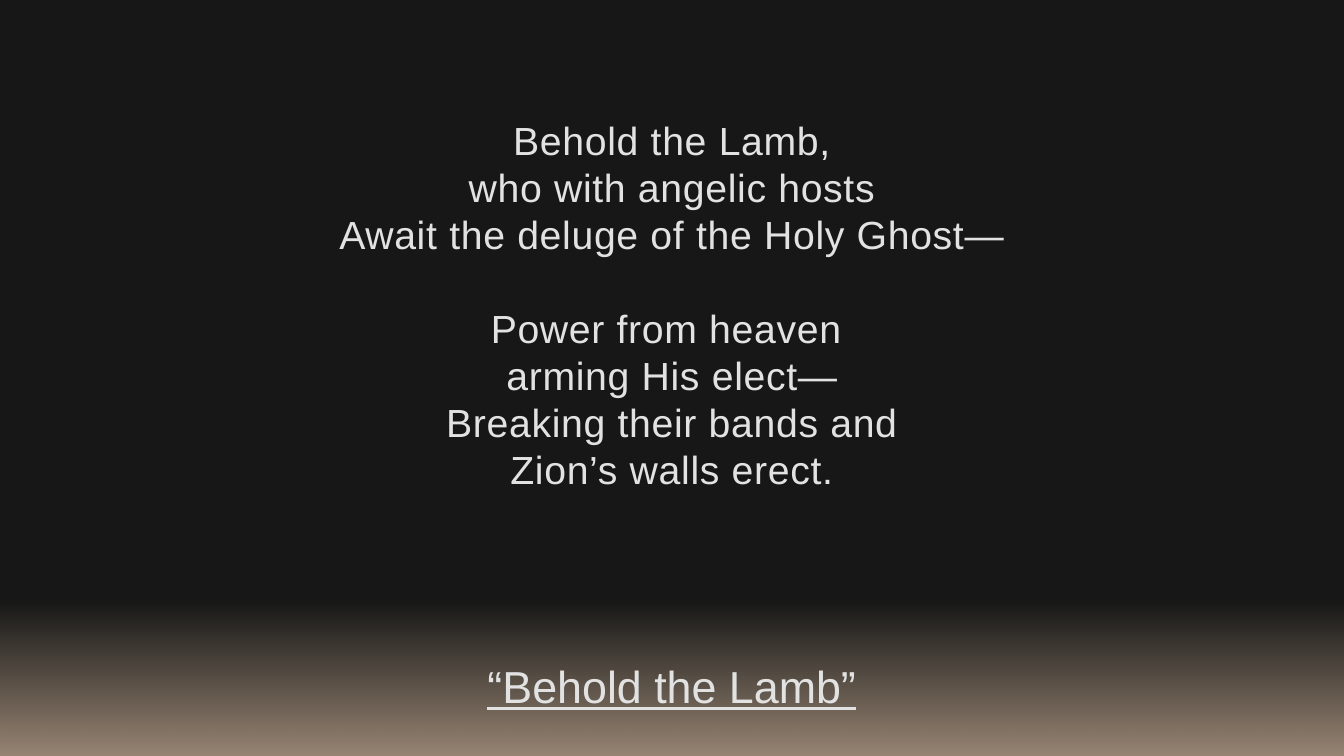
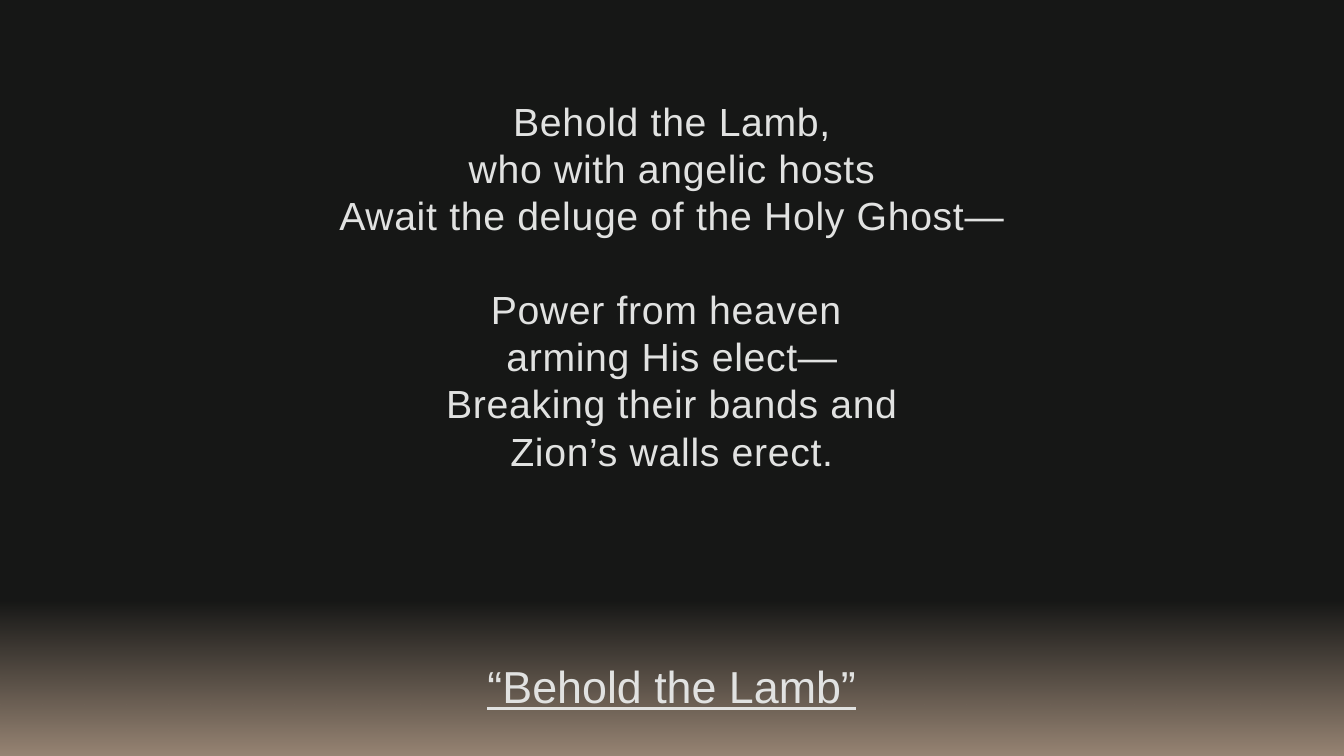
Before and after one commit to kevinmcmilian/ZarahemlaHymnPPTs, a slide deck: slide 2 of i - Behold the Lamb (Moore).pptx. Drawn at 1344x756 pixels with LibreOffice and Linux fonts; fonts in the diff are those of the drawing. Boxes give left, top, right and bottom in pixels: in the first picture for what was removed or moved away, otherwise in the second. Text is boxed around its words. In the diff, an @@ line names an element or a change of style, - is before the commit and + after.

```diff
--- a/i - Behold the Lamb (Moore).pptx
+++ b/i - Behold the Lamb (Moore).pptx
@@ text "Behold the Lamb," moved from (x1=339, y1=126, x2=1004, y2=485) to (x1=339, y1=107, x2=1004, y2=467) @@
```
Also in this commit, not shown: 3 other slides changed, 19 other files.
